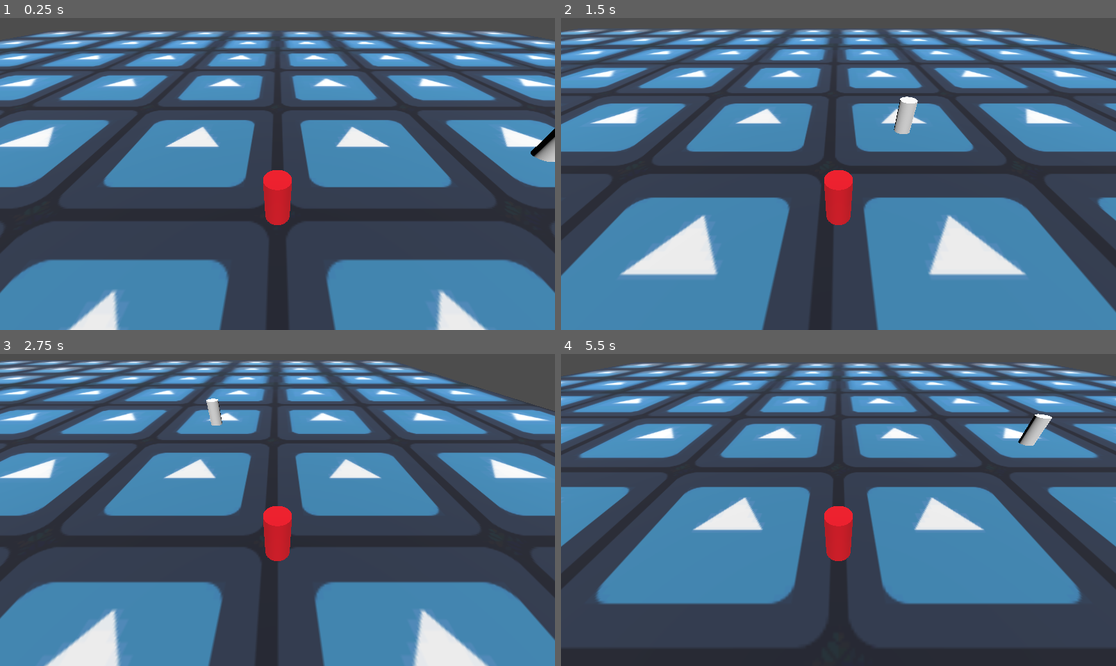
Above: before the commit, frames 1-4 (two rows, left to right).
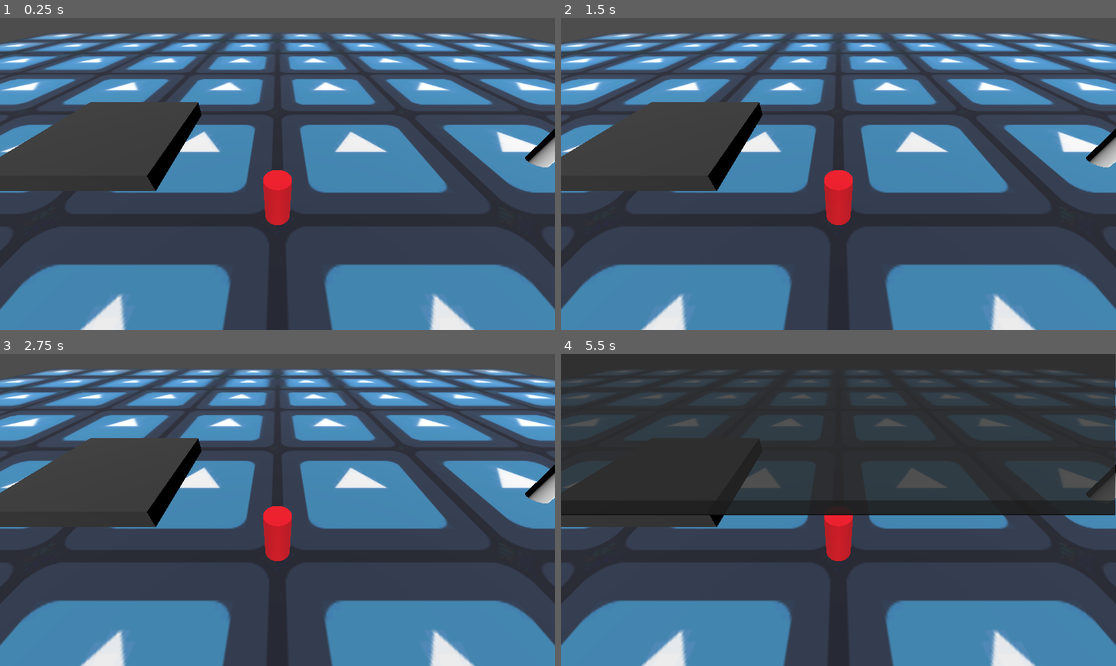
Above: after the commit, the same moments.

Repository: angelR0G/GameOff2024
Game: Godot game, scene res://scenes/map.tscn
The game is run twice, just before and just after one commit, with the same random seed, the same clock (stepped at 60 frames per second) and the same inputs. The engine's default icon, where the game draws it, is replaced by a stand-in: a white triangle on a blue panel in a dark square.
Inputs:
- Up to frame 1 (0.25 s): no input
- Up to frame 2 (1.5 s): tap Enter at 0.5 s; hold D (right) 0.53-1.28 s; tap E (interact) at 0.6, 1.35 s; hold S (down) from 1.28 s (still down)
- Up to frame 3 (2.75 s): release S (down) at 2.03 s; hold D (right) from 2.03 s (still down); tap E (interact) at 2.1 s
- Up to frame 4 (5.5 s): release D (right) at 2.78 s; hold W (up) 2.78-3.53 s; tap E (interact) every 0.75 s from 2.85 to 5.1 s; hold A (left) 3.53-5.03 s; tap = (dev_console_open, bound only after the commit) at 4.15 s; hold S (down) from 5.03 s (still down)

The runs differ from the first frame. In frame 1, 31% of the frame differs, in the area x 0-100%, y 4-100%; in frame 2, 56%; in frame 3, 44%; in frame 4, 77%, in the area x 0-100%, y 0-100%.
Error after the commit: Parse Error: Class "Player" hides a global script class. (res://scenes/player.gd:1)

Commit message:
feat: add base camp and basic dev console

Diff:
--- /dev/null
+++ b/other_objects/base_camp.gd
@@ -0,0 +1,28 @@
+class_name BaseCamp extends Node
+
+const material_container := preload("res://materials/material_container.gd")
+
+@export var total_energy: int
+@export var materials :MaterialContainer = MaterialContainer.new()
+
+@onready var interaction := $InteractionTrigger
+
+func store_materials(player:Player)->void:
+	for key in player.materials.objects.keys():
+		var value = player.materials.objects[key]
+		if materials.objects.has(key):
+
+			materials.objects[key] = materials.objects.get(key)+value
+			#print("Added existing value at " + str(key) + " with value " + str(materials.objects[key]))
+		else:
+			materials.objects[key] = value
+			#print("Added new value at " + str(key) + " with value " + str(materials.objects[key]))
+	return
+
+
+func _ready() -> void:
+	interaction.on_interact.connect(_interaction)
+
+func _interaction() -> void:
+	store_materials(Player.Instance)
+	return
--- /dev/null
+++ b/other_objects/base_camp.tscn
@@ -0,0 +1,36 @@
+[gd_scene load_steps=7 format=3 uid="uid://c5d28f4x8takd"]
+
+[ext_resource type="Script" path="res://other_objects/base_camp.gd" id="1_ui5as"]
+[ext_resource type="PackedScene" uid="uid://bcsnulyrjoclq" path="res://other_objects/interaction_collider.tscn" id="2_puaes"]
+
+[sub_resource type="BoxShape3D" id="BoxShape3D_io3vw"]
+size = Vector3(8, 1, 8)
+
+[sub_resource type="BoxMesh" id="BoxMesh_7a67q"]
+size = Vector3(8, 1, 8)
+
+[sub_resource type="StandardMaterial3D" id="StandardMaterial3D_bqs75"]
+albedo_color = Color(0.223103, 0.223103, 0.223103, 1)
+
+[sub_resource type="CylinderShape3D" id="CylinderShape3D_4v1i5"]
+radius = 5.90718
+
+[node name="BaseCamp" type="StaticBody3D"]
+script = ExtResource("1_ui5as")
+
+[node name="CollisionShape3D" type="CollisionShape3D" parent="."]
+transform = Transform3D(1, 0, 0, 0, 1, 0, 0, 0, 1, 0, 0.5, 0)
+shape = SubResource("BoxShape3D_io3vw")
+
+[node name="CSGMesh3D" type="CSGMesh3D" parent="."]
+transform = Transform3D(1, 0, 0, 0, 1, 0, 0, 0, 1, 0, 0.5, 0)
+mesh = SubResource("BoxMesh_7a67q")
+material = SubResource("StandardMaterial3D_bqs75")
+
+[node name="InteractionTrigger" parent="." instance=ExtResource("2_puaes")]
+
+[node name="CollisionShape3D" parent="InteractionTrigger" index="0"]
+transform = Transform3D(1, 0, 0, 0, 1, 0, 0, 0, 1, 0, 1, 0)
+shape = SubResource("CylinderShape3D_4v1i5")
+
+[editable path="InteractionTrigger"]
--- a/project.godot
+++ b/project.godot
@@ -18,6 +18,7 @@
 [autoload]
 
 MATERIALS="*res://materials/global_materials.tscn"
+DEVCONSOLE="*res://scenes/dev_console.tscn"
 
 [input]
 
@@ -50,6 +51,11 @@
 "events": [Object(InputEventKey,"resource_local_to_scene":false,"resource_name":"","device":-1,"window_id":0,"alt_press …(192 unchanged characters)…
 ]
 }
+dev_console_open={
+"deadzone": 0.5,
+"events": [Object(InputEventKey,"resource_local_to_scene":false,"resource_name":"","device":-1,"window_id":0,"alt_pressed":false,"shift_pressed":false,"ctrl_pressed":false,"meta_pressed":false,"pressed":false,"keycode":0,"physical_keycode":61,"key_label":0,"unicode":161,"location":0,"echo":false,"script":null)
+]
+}
 
 [rendering]
 
--- a/scenes/Player.gd
+++ b/scenes/Player.gd
@@ -1,7 +1,7 @@
 class_name Player extends CharacterBody3D
 
 static var Instance :Player = null
-const material_container := preload("res://materials/material_container.gd")
+const _material_container := preload("res://materials/material_container.gd")
 
 @export var speed :float = 14.0
 @export var fall_acceleration = 75
--- a/scenes/Player.tscn
+++ b/scenes/Player.tscn
@@ -1,6 +1,6 @@
 [gd_scene load_steps=5 format=3 uid="uid://baa4tvph24mkf"]
 
-[ext_resource type="Script" path="res://scenes/Player.gd" id="1_nq4kw"]
+[ext_resource type="Script" path="res://scenes/player.gd" id="1_nq4kw"]
 
 [sub_resource type="CapsuleShape3D" id="CapsuleShape3D_ccjio"]
 
--- /dev/null
+++ b/scenes/dev_console.gd
@@ -0,0 +1,23 @@
+class_name DevConsole extends CanvasLayer
+
+var expression = Expression.new()
+
+@onready var line_edit = %line_input
+@onready var console = %console
+@onready var container = $Container
+
+func _ready():
+	line_edit.text_submitted.connect(self._on_text_submitted)
+
+func _on_text_submitted(command):
+	var error = expression.parse(command)
+	if error != OK:
+		print(expression.get_error_text())
+		return
+	var result = expression.execute()
+	if not expression.has_execute_failed():
+		console.text = str(result)
+
+func _process(_delta: float) -> void:
+	if Input.is_action_just_pressed("dev_console_open"):
+		container.visible=!container.visible
--- /dev/null
+++ b/scenes/dev_console.tscn
@@ -0,0 +1,27 @@
+[gd_scene load_steps=2 format=3 uid="uid://unhbwmithnfs"]
+
+[ext_resource type="Script" path="res://scenes/dev_console.gd" id="1_rykuc"]
+
+[node name="DevConsole" type="CanvasLayer"]
+script = ExtResource("1_rykuc")
+
+[node name="Container" type="MarginContainer" parent="."]
+visible = false
+offset_right = 1151.0
+offset_bottom = 272.0
+
+[node name="background" type="ColorRect" parent="Container"]
+layout_mode = 2
+color = Color(0.164706, 0.164706, 0.164706, 0.811765)
+
+[node name="contents" type="VBoxContainer" parent="Container"]
+layout_mode = 2
+
+[node name="console" type="RichTextLabel" parent="Container/contents"]
+unique_name_in_owner = true
+custom_minimum_size = Vector2(0, 300)
+layout_mode = 2
+
+[node name="line_input" type="LineEdit" parent="Container/contents"]
+unique_name_in_owner = true
+layout_mode = 2
--- a/scenes/map.tscn
+++ b/scenes/map.tscn
@@ -1,8 +1,9 @@
-[gd_scene load_steps=7 format=3 uid="uid://b280biq3pyqki"]
+[gd_scene load_steps=8 format=3 uid="uid://b280biq3pyqki"]
 
-[ext_resource type="PackedScene" uid="uid://baa4tvph24mkf" path="res://scenes/Player.tscn" id="1_0ablw"]
+[ext_resource type="PackedScene" uid="uid://baa4tvph24mkf" path="res://scenes/player.tscn" id="1_0ablw"]
 [ext_resource type="Texture2D" uid="uid://bd0wpcadrq5yw" path="res://icon.svg" id="2_il2m7"]
 [ext_resource type="PackedScene" uid="uid://bgdwweowv3rlk" path="res://other_objects/mine.tscn" id="3_hiqea"]
+[ext_resource type="PackedScene" uid="uid://c5d28f4x8takd" path="res://other_objects/base_camp.tscn" id="4_tmabt"]
 
 [sub_resource type="PlaneMesh" id="PlaneMesh_rw2x3"]
 size = Vector2(100, 100)
@@ -35,3 +36,6 @@
 [node name="Mine" parent="." instance=ExtResource("3_hiqea")]
 transform = Transform3D(1, 0, 0, 0, 1, 0, 0, 0, 1, 14.6378, 0, -3.92064)
 material_id = 1
+
+[node name="BaseCamp" parent="." instance=ExtResource("4_tmabt")]
+transform = Transform3D(1, 0, 0, 0, 1, 0, 0, 0, 1, -9.86171, 0, -5.65019)
Not shown, added: other_objects/bas150A.tmp
Not shown, added: other_objects/basFDF8.tmp
